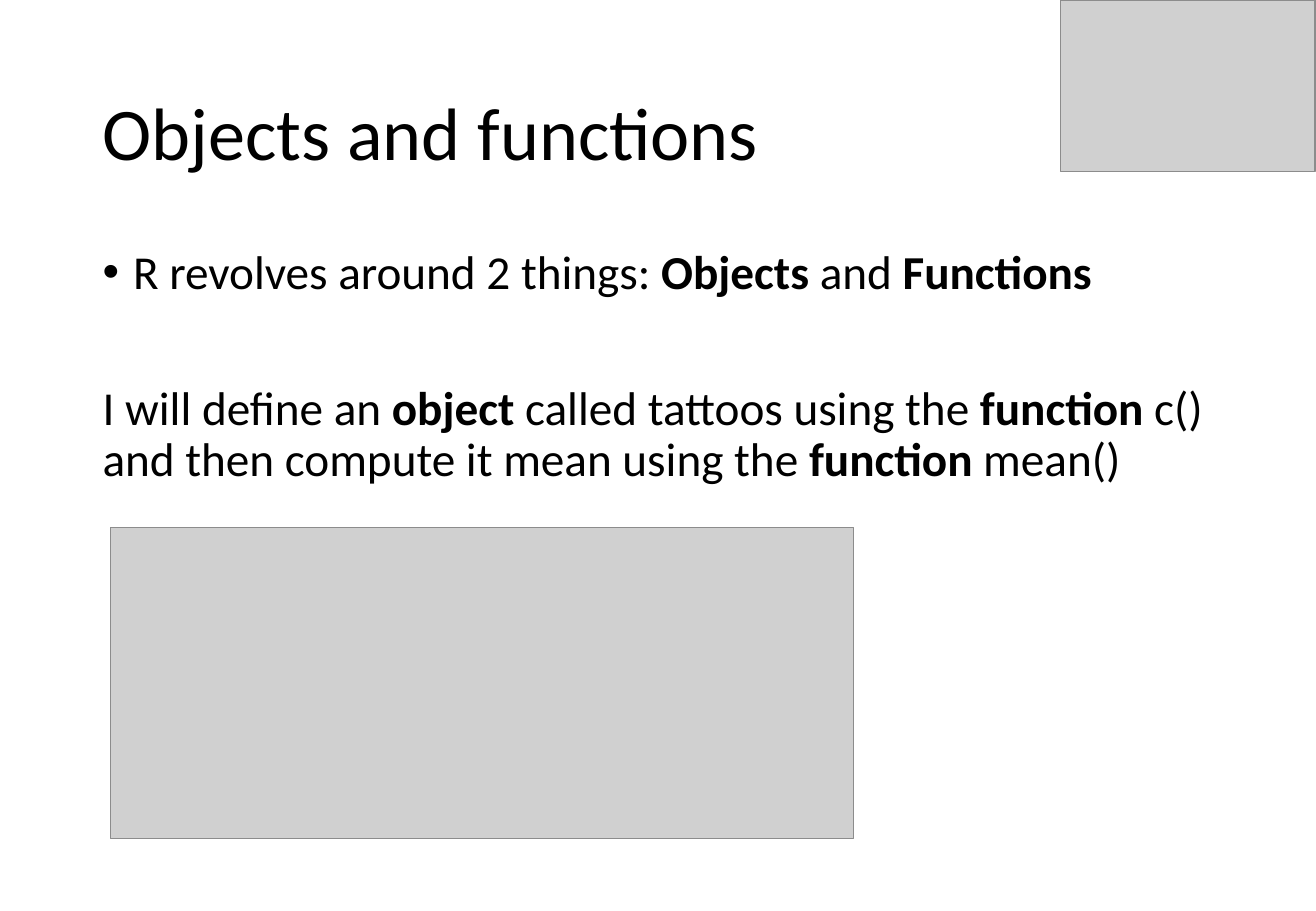
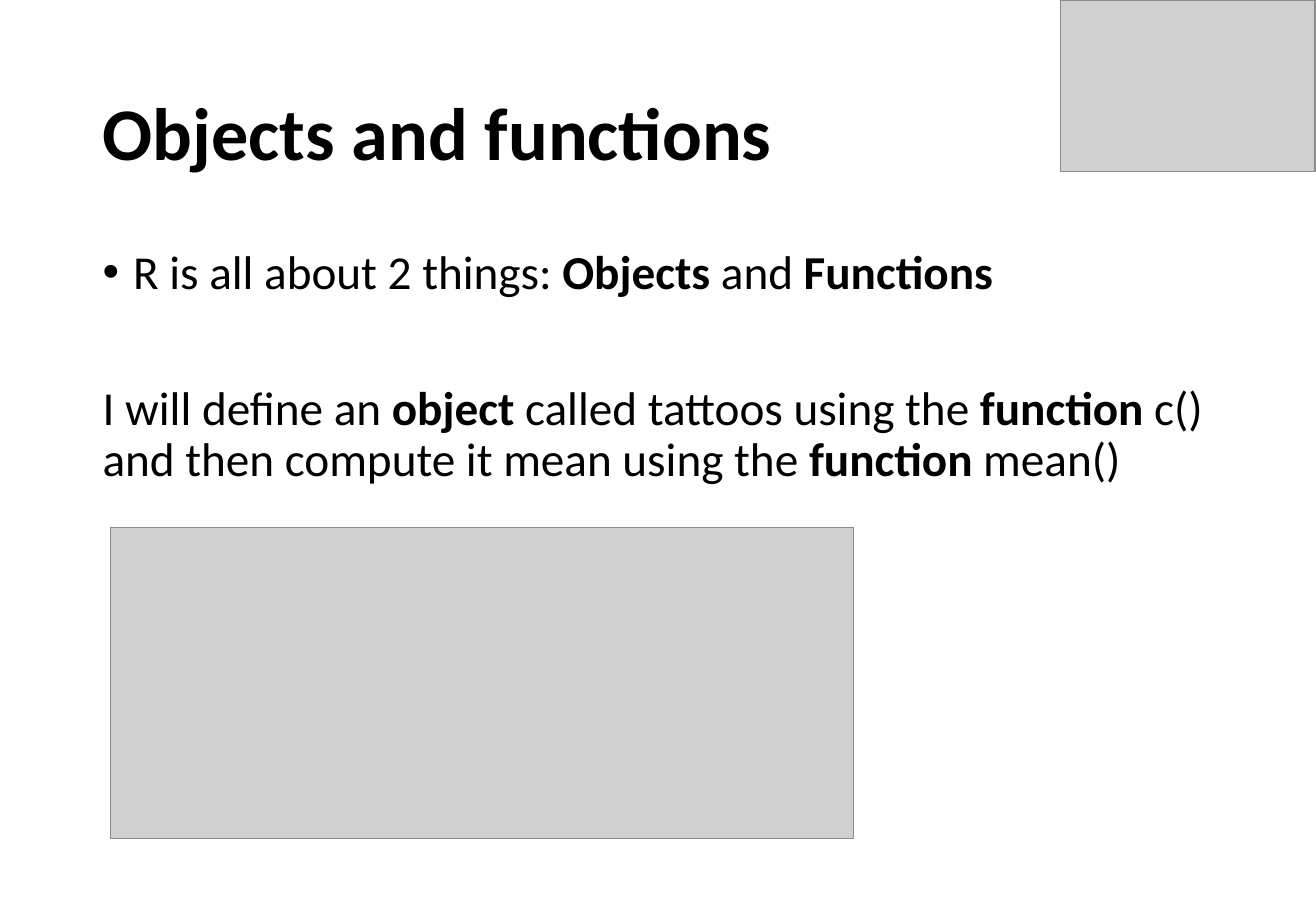
Before and after one commit to ramsyagha/tutorials, a slide deck: slide 16 of Lectures/1_Introduction to R.pptx (slide 12 before the commit). Drawn at 1316x911 pixels with LibreOffice and Linux fonts; fonts in the diff are those of the drawing; grey boxes stand for pictures. Boxes give left, top, right and bottom in pixels: in the first picture for what was removed or moved away, otherwise in the second. Text is boxed around its words. In the diff, an @@ line names an element or a change of style, - is before the commit and + after.

```diff
--- a/Lectures/1_Introduction to R.pptx
+++ b/Lectures/1_Introduction to R.pptx
@@ title "Objects and functions" at <box>103,108,772,173</box>: bold on @@
@@ text at <box>133,255,993,297</box>: text changed @@
-• R revolves around 2 things: Objects and Functions
+• R is all about 2 things: Objects and Functions
```
Also in this commit, not shown: 21 other slides changed, 5 slides added, 1 slide removed.
